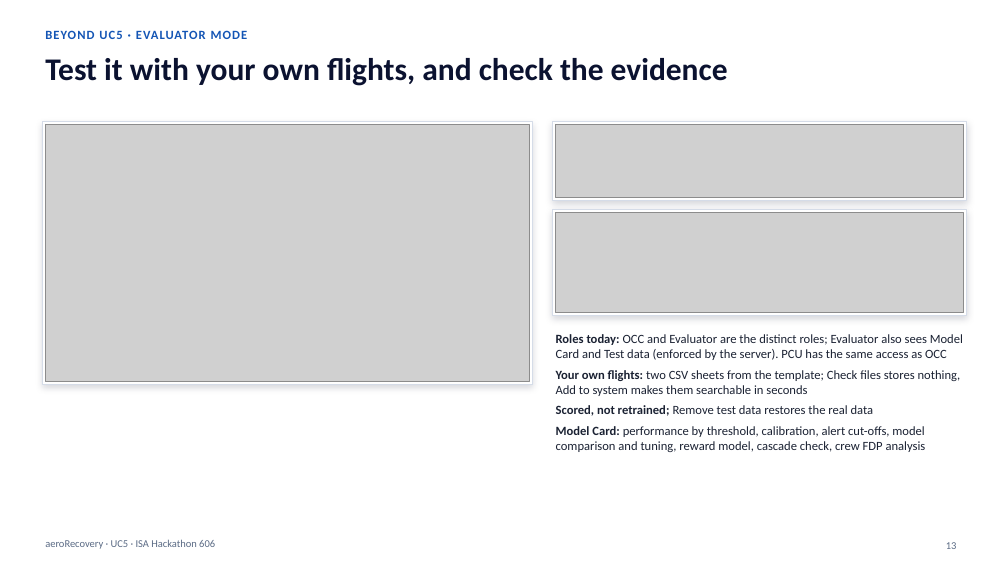
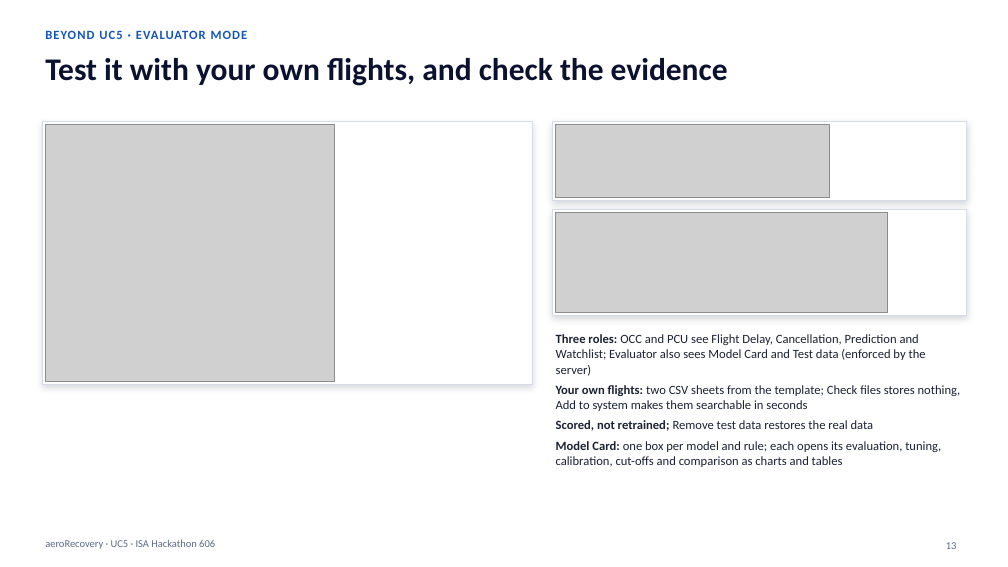
Before and after one commit to bimsarav/Hackathon-606, a slide deck: slide 13 of products/disruption-advisor/source/disruption-advisor/docs/delivery/aeroRecovery-presentation.pptx. Drawn at 1008x567 pixels with LibreOffice and Linux fonts; fonts in the diff are those of the drawing; grey boxes stand for pictures. Boxes give left, top, right and bottom in pixels: in the first picture for what was removed or moved away, otherwise in the second. Text is boxed around its words. In the diff, an @@ line names an element or a change of style, - is before the commit and + after.

```diff
--- a/products/disruption-advisor/source/disruption-advisor/docs/delivery/aeroRecovery-presentation.pptx
+++ b/products/disruption-advisor/source/disruption-advisor/docs/delivery/aeroRecovery-presentation.pptx
@@ picture: place and size @@
-picture at box(45, 125, 529, 381)
+picture at box(45, 125, 335, 381)
@@ picture: place and size @@
-picture at box(556, 125, 964, 197)
+picture at box(556, 125, 830, 197)
@@ picture: place and size @@
-picture at box(556, 212, 964, 312)
+picture at box(556, 212, 888, 312)
@@ text at box(556, 334, 926, 376): text changed @@
-Roles today: OCC and Evaluator are the distinct roles; Evaluator also sees Model Card and Test data (enforced by the server). PCU has the same access as OCC
+Three roles: OCC and PCU see Flight Delay, Cancellation, Prediction and Watchlist; Evaluator also sees Model Card and Test data (enforced by the server)
@@ text at box(556, 441, 941, 467): text changed @@
-Model Card: performance by threshold, calibration, alert cut-offs, model comparison and tuning, reward model, cascade check, crew FDP analysis
+Model Card: one box per model and rule; each opens its evaluation, tuning, calibration, cut-offs and comparison as charts and tables
```
Also in this commit, not shown: 12 other slides changed, 1 slide added, 2 other files.
